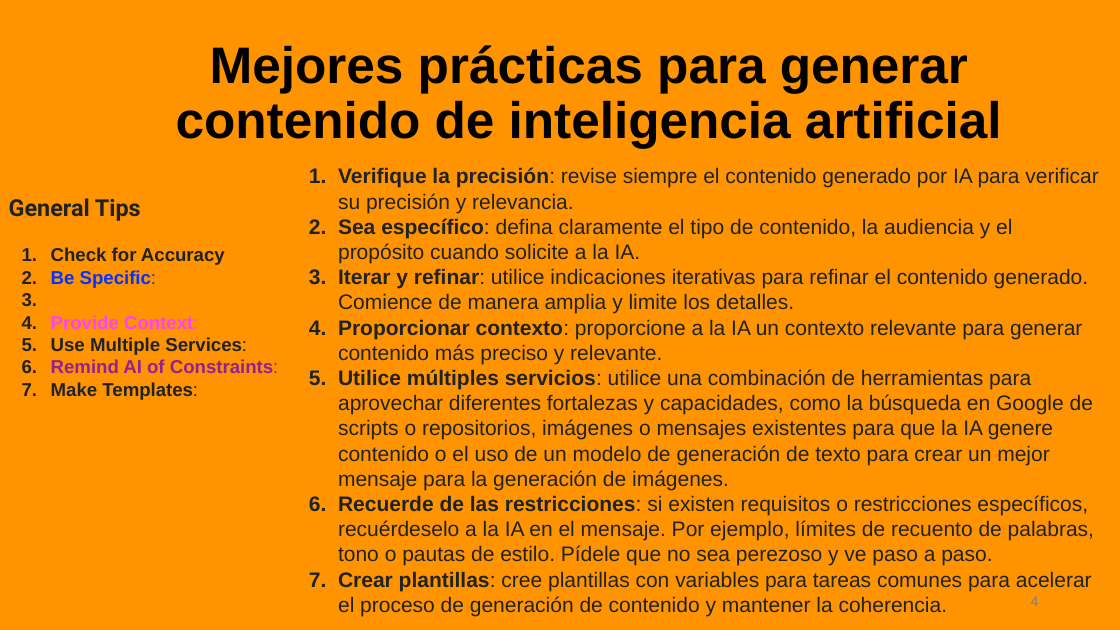
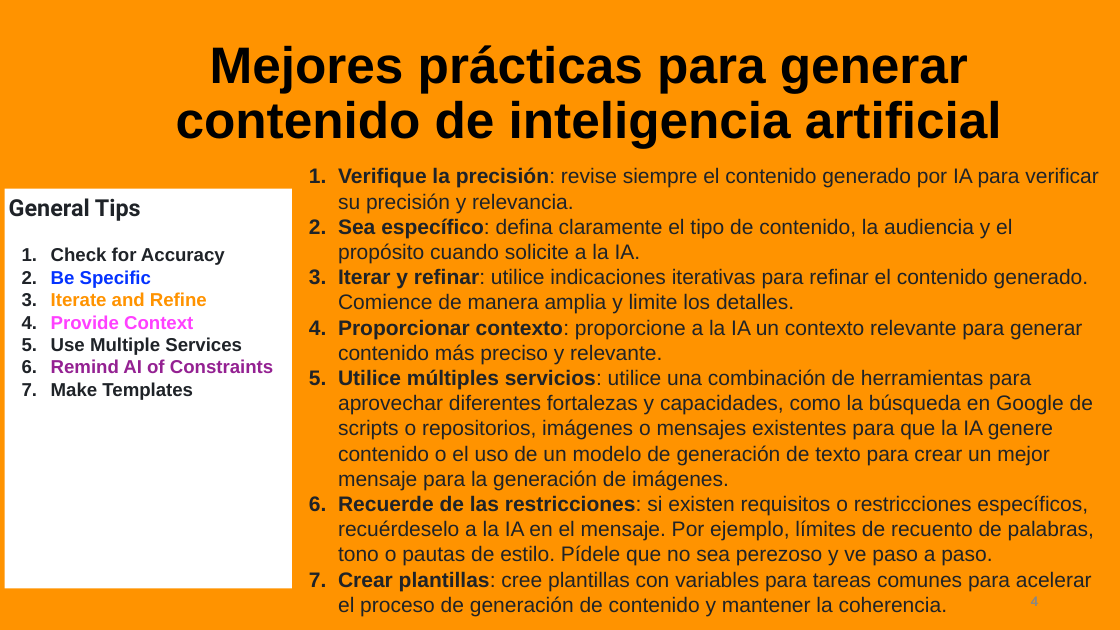
Before and after one commit to irregularchat/Counter_Malign_Information_Training, a slide deck: slide 4 of Counter_Malign_Information/4-Implement-For_Instructors/Lesson_Plans/Lesson_01-Creating_Synthetic_Content/Audio_Visual-Template/MASTER-Lesson_Slide-Create_AI_Content.pptx. Drawn at 1120x630 pixels with LibreOffice and Linux fonts; fonts in the diff are those of the drawing. Boxes give left, top, right and bottom in pixels: in the first picture for what was removed or moved away, otherwise in the second. Text is boxed around its words. In the diff, an @@ line names an element or a change of style, - is before the commit and + after.

Commit message:
lang at the start of the file name and added new student focused checks and improved the spanish translations

```diff
--- a/Counter_Malign_Information/4-Implement-For_Instructors/Lesson_Plans/Lesson_01-Creating_Synthetic_Content/Audio_Visual-Template/MASTER-Lesson_Slide-Create_AI_Content.pptx
+++ b/Counter_Malign_Information/4-Implement-For_Instructors/Lesson_Plans/Lesson_01-Creating_Synthetic_Content/Audio_Visual-Template/MASTER-Lesson_Slide-Create_AI_Content.pptx
@@ rectangle "General Tips": place and size @@
-rectangle "General Tips" at box(9, 198, 278, 400)
+rectangle "General Tips" at box(4, 189, 292, 589)
@@ rectangle "General Tips" at box(4, 189, 292, 589): fill none to #FFFFFF @@
@@ text in rectangle at box(51, 270, 273, 400): text changed @@
-2. Be Specific:
-3. Iterate and Refine:
-4. Provide Context:
-5. Use Multiple Services:
-6. Remind AI of Constraints:
-7. Make Templates:
+2. Be Specific
+3. Iterate and Refine
+4. Provide Context
+5. Use Multiple Services
+6. Remind AI of Constraints
+7. Make Templates
```
Also in this commit, not shown: 9 other slides changed, 4 slides added, 10 other files.
